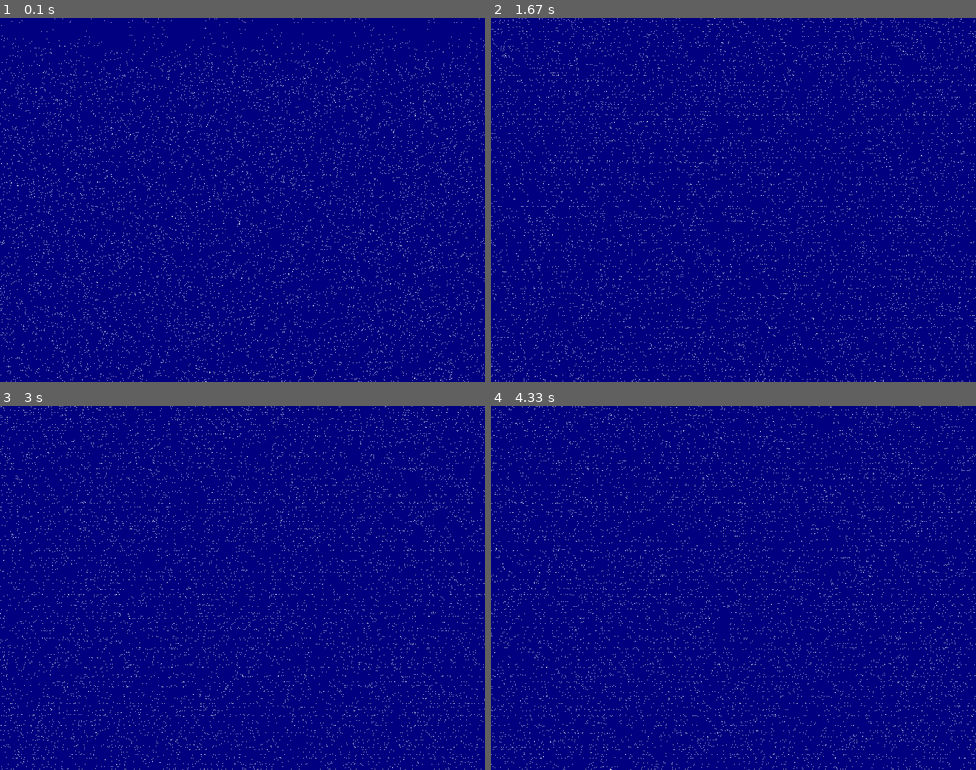
Above: before the commit, frames 1-4 (two rows, left to right).
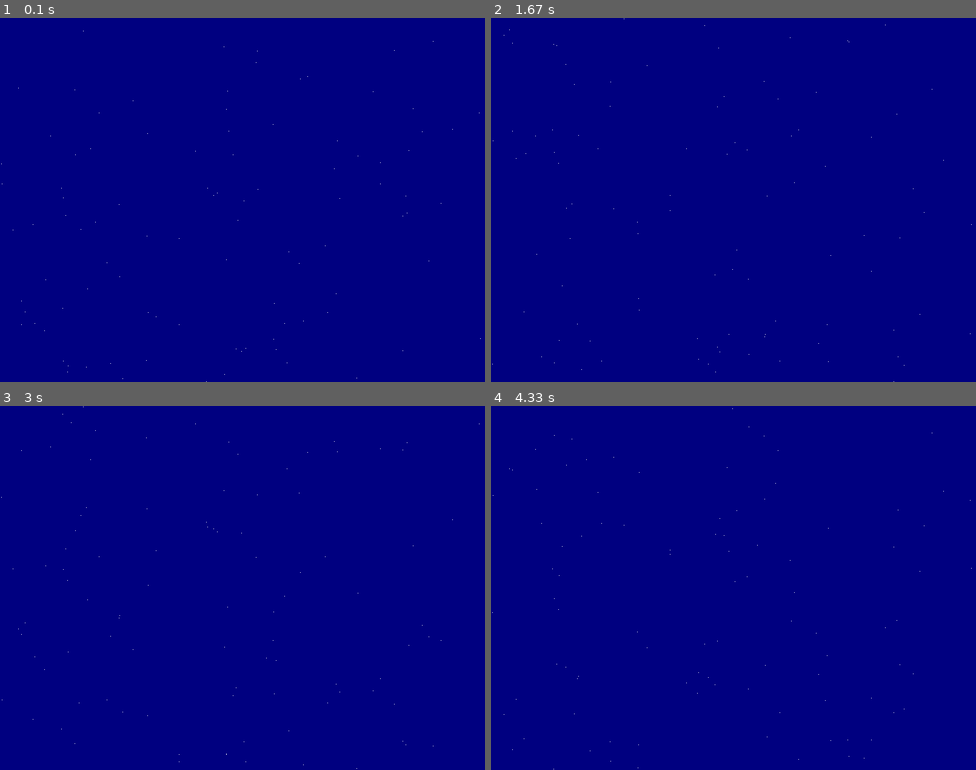
Above: after the commit, the same moments.

Repository: Abdul-MughisA/AAM-Tasks
Game: pygame game, started from ACS-Tasks/PyGame/04 Snowflakes.py
The game is run twice, just before and just after one commit, with the same random seed, the same clock (stepped at 60 frames per second) and the same inputs.
Inputs:
- Up to frame 1 (0.1 s): no input
- Up to frame 2 (1.67 s): no input
- Up to frame 3 (3 s): no input
- Up to frame 4 (4.33 s): no input

The runs differ from the first frame. In frame 1, 1.9% of the frame differs, in the area x 0-100%, y 0-100%; in frame 2, 1.8%; in frame 3, 1.8%; in frame 4, 1.9%.

Commit message:
Update 04 Snowflakes.py

Diff:
--- a/ACS-Tasks/PyGame/04 Snowflakes.py
+++ b/ACS-Tasks/PyGame/04 Snowflakes.py
@@ -3,6 +3,8 @@
 import pygame
 import random
 import math
+
+print(math.sin(-90))
 
 pygame.init()
 
@@ -34,8 +36,15 @@
     #end def
 
     def update(self):
+        for j in range(-90, 180, 90):
+            self.rect.x += math.sin(j * 4)
+        #end for
         if self.rect.y > 600:
-            self.rect.y = -50
+            self.rect.y -= 600
+        elif self.rect.x < 0:
+            self.rect.x += 800
+        elif self.rect.x > 800:
+            self.rect.x -= 800
         else:
             self.rect.y = self.rect.y + self.speed
     #end def
@@ -43,7 +52,7 @@
 
 #GLOBAL VARIABLES
 snow_group = pygame.sprite.Group()
-number_of_flakes = 10000
+number_of_flakes = 100
 for i in range(0, number_of_flakes):
     flake = Snow(1, 1)
     snow_group.add(flake)
